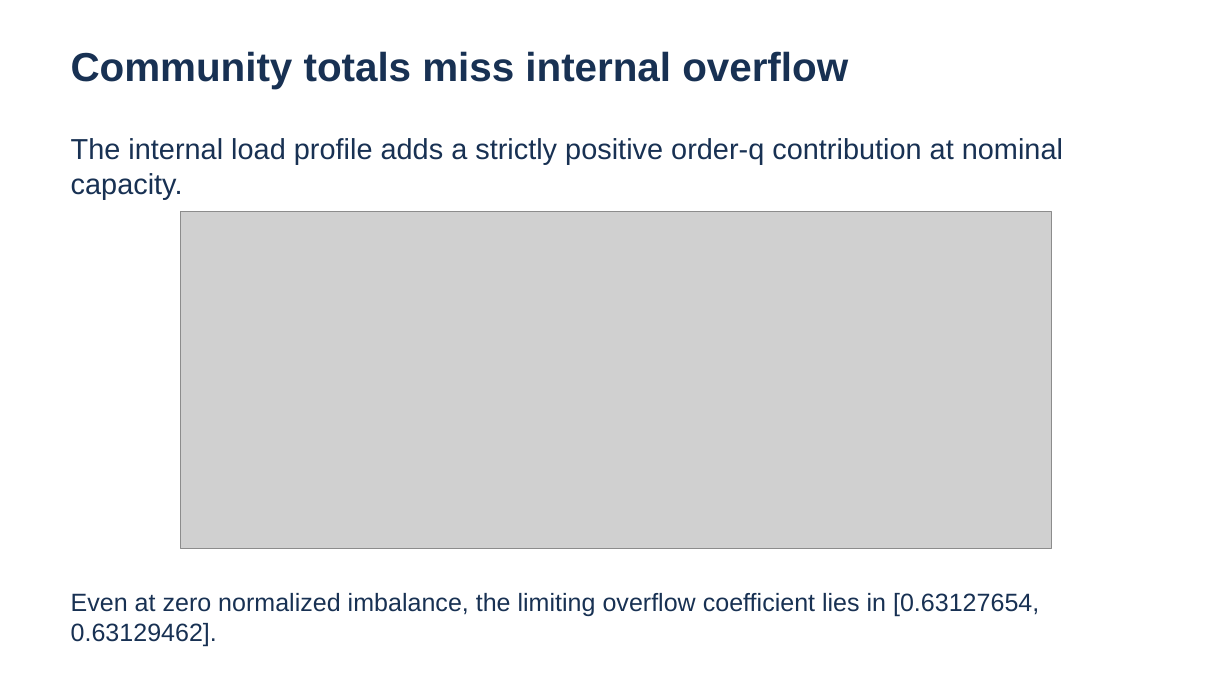
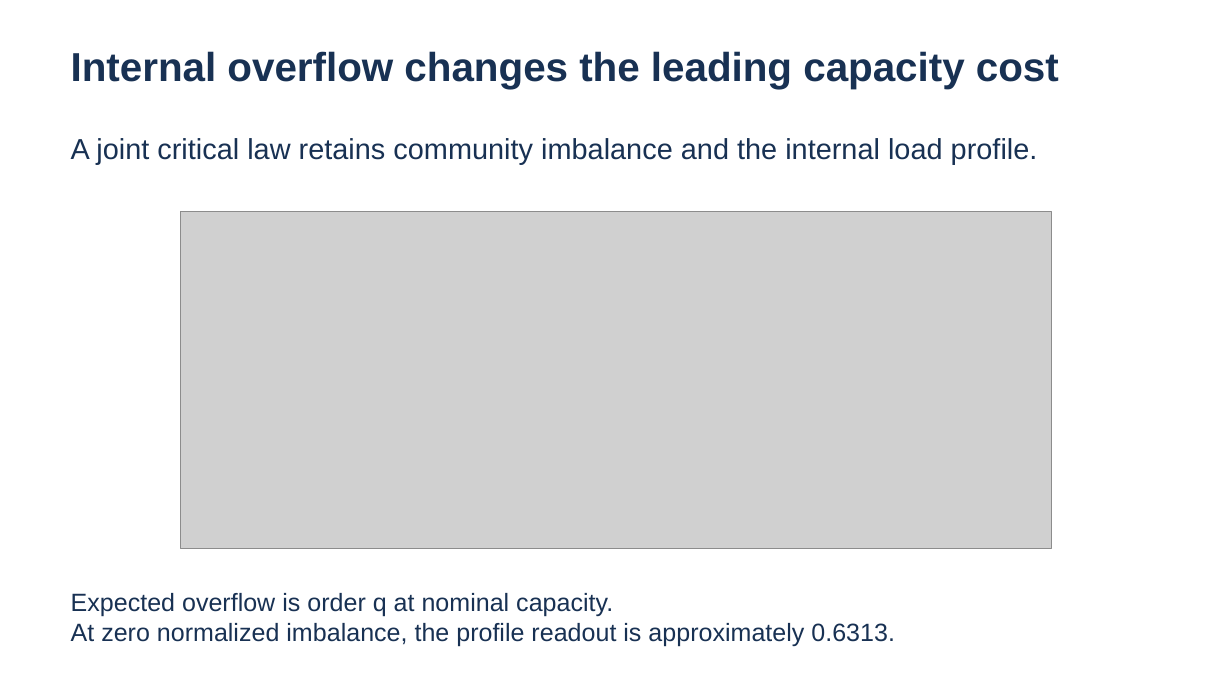
Before and after one commit to 19991111/critical-overflow-reproducibility, a slide deck: slide 2 of paper/fcs/highlights_fcs.pptx. Drawn at 1232x693 pixels with LibreOffice and Linux fonts; fonts in the diff are those of the drawing; grey boxes stand for pictures. Boxes give left, top, right and bottom in pixels: in the first picture for what was removed or moved away, otherwise in the second. Text is boxed around its words. In the diff, an @@ line names an element or a change of style, - is before the commit and + after.

```diff
--- a/paper/fcs/highlights_fcs.pptx
+++ b/paper/fcs/highlights_fcs.pptx
@@ text at bbox=[71, 51, 1059, 89]: text changed @@
-Community totals miss internal overflow
+Internal overflow changes the leading capacity cost
@@ text at bbox=[71, 138, 1038, 164]: text changed @@
-The internal load profile adds a strictly positive order-q contribution at nominal capacity.
+A joint critical law retains community imbalance and the internal load profile.
@@ text at bbox=[71, 593, 895, 647]: text changed @@
-Even at zero normalized imbalance, the limiting overflow coefficient lies in [0.63127654, 0.63129462].
+Expected overflow is order q at nominal capacity.
+At zero normalized imbalance, the profile readout is approximately 0.6313.
```
Also in this commit, not shown: 1 other slide changed, 1 slide added, 1 slide removed, 8 other files.
